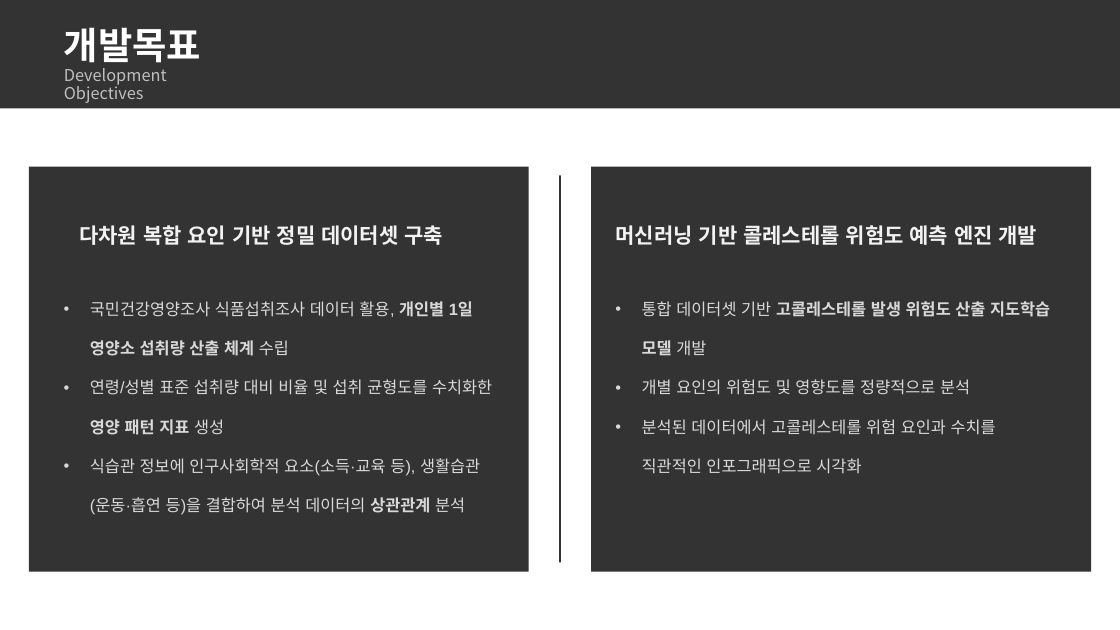
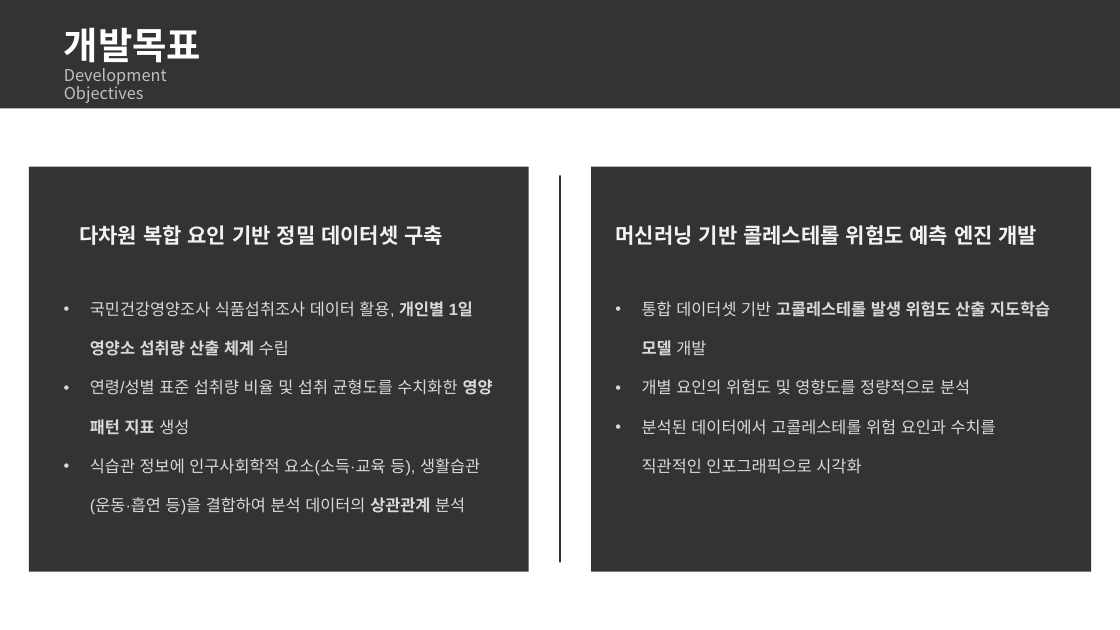
Before and after one commit to dc-inside/LeeSeungChan, a slide deck: slide 4 of 1차 프로젝트/기획서.pptx (slide 6 before the commit). Drawn at 1120x630 pixels with LibreOffice and Linux fonts; fonts in the diff are those of the drawing. Boxes give left, top, right and bottom in pixels: in the first picture for what was removed or moved away, otherwise in the second. Text is boxed around its words. In the diff, an @@ line names an element or a change of style, - is before the commit and + after.

```diff
--- a/1차 프로젝트/기획서.pptx
+++ b/1차 프로젝트/기획서.pptx
@@ text at (x1=90, y1=379, x2=493, y2=435): text changed @@
-• 연령/성별 표준 섭취량 대비 비율 및 섭취 균형도를 수치화한 영양 패턴 지표 생성
+• 연령/성별 표준 섭취량 비율 및 섭취 균형도를 수치화한 영양 패턴 지표 생성
```
Also in this commit, not shown: 1 other slide changed, 1 slide added, 6 slides removed.
